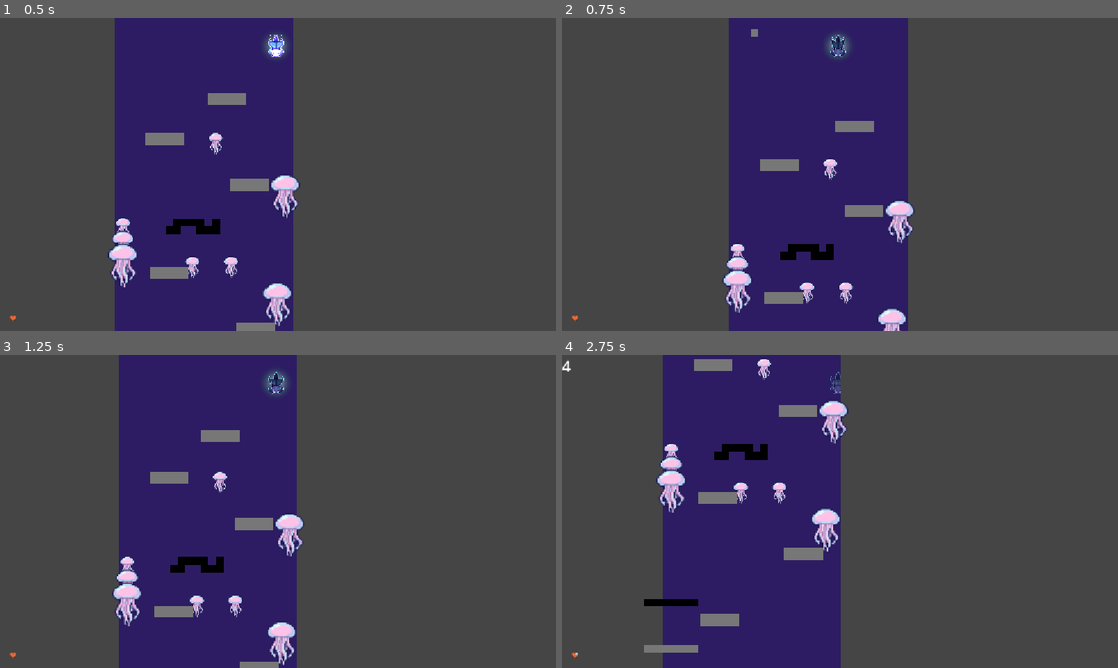
Above: before the commit, frames 1-4 (two rows, left to right).
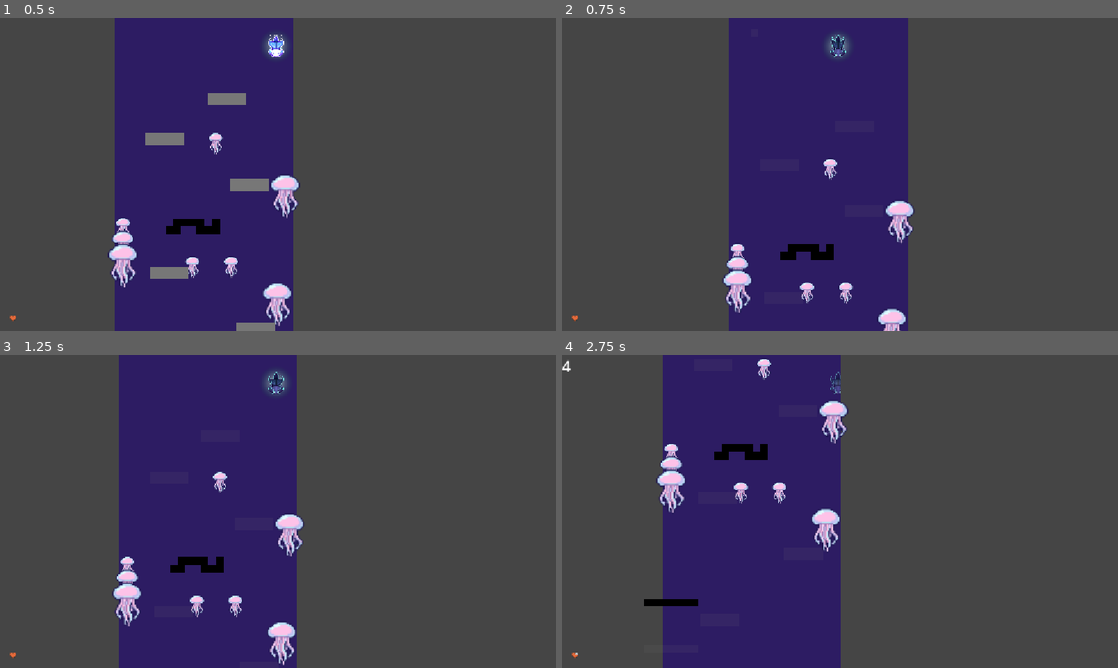
Above: after the commit, the same moments.

Repository: crissoll/Fail-Safe-Game-Jam
Game: Godot game, scene res://scenes/main.tscn
Two runs of this game, one before a commit and one after it. Both use one fixed random seed, a clock stepped at 60 frames per second and the inputs below.
Inputs:
- Up to frame 1 (0.5 s): no input
- Up to frame 2 (0.75 s): tap Enter (reset_level) at 0.5 s; hold D (right) from 0.53 s (still down); tap Space (switch_dimension) at 0.6 s
- Up to frame 3 (1.25 s): keep holding D (right)
- Up to frame 4 (2.75 s): release D (right) at 1.28 s; hold Up (slow_down) 1.28-2.03 s; tap Space (switch_dimension) at 1.35, 2.1 s; hold D (right) from 2.03 s (still down)

Frame 1 is identical in both runs. In frame 2, 1.1% of the frame differs, in the area x 34-58%, y 3-92%; in frame 3, 1.2%; in frame 4, 1.6%, in the area x 14-47%, y 1-96%.

Commit message:
added intangible obstacles fading

Diff:
--- a/first-prototype----dropper-/project.godot
+++ b/first-prototype----dropper-/project.godot
@@ -37,6 +37,8 @@
 
 Jellyfish=""
 MoveComponents=""
+obstacles=""
+spirit_obstacles=""
 
 [input]
 
--- a/first-prototype----dropper-/scenes/game-objects/obstacle.tscn
+++ b/first-prototype----dropper-/scenes/game-objects/obstacle.tscn
@@ -9,6 +9,7 @@
 collision_layer = 0
 collision_mask = 8
 script = ExtResource("1_r1dap")
+spirit_display_mode = 0
 
 [node name="CollisionShape2D" type="CollisionShape2D" parent="." unique_id=285459030]
 rotation = -1.5707964
--- a/first-prototype----dropper-/scenes/game-objects/spirit-obstacle.tscn
+++ b/first-prototype----dropper-/scenes/game-objects/spirit-obstacle.tscn
@@ -9,6 +9,7 @@
 collision_layer = 0
 collision_mask = 16
 script = ExtResource("1_ist31")
+spirit_display_mode = 1
 metadata/_custom_type_script = "uid://cikl756ql5glf"
 
 [node name="CollisionShape2D" type="CollisionShape2D" parent="." unique_id=285459030]
@@ -16,7 +17,7 @@
 shape = SubResource("RectangleShape2D_u25ut")
 debug_color = Color(0.062357135, 0.6328114, 0.43239224, 0.41960785)
 
-[node name="ColorRect" type="ColorRect" parent="." unique_id=480421467]
+[node name="ColorRect" type="ColorRect" parent="." unique_id=480421467 groups=["spirit_obstacles"]]
 offset_left = -8.0
 offset_top = -8.0
 offset_right = 8.0
--- a/first-prototype----dropper-/scripts/classes/obstacle.gd
+++ b/first-prototype----dropper-/scripts/classes/obstacle.gd
@@ -1,9 +1,28 @@
 class_name Obstacle
 extends Area2D
 
+enum SpiritDisplayMode{
+	PHYSICAL,
+	SPIRIT,
+	BOTH,
+}
+
 @export var damage := 1
+@export var spirit_display_mode :  SpiritDisplayMode = SpiritDisplayMode.BOTH
+
+func fade() -> void:
+	modulate.a = 0.1
+
+func materialize() -> void:
+	modulate.a = 1
 
 func _process(delta: float) -> void:
 	for body in get_overlapping_bodies():
 		if body is Player:
 			body.health_comp.apply_damage(damage)
+
+func _ready() -> void:
+	if spirit_display_mode == SpiritDisplayMode.SPIRIT:
+		add_to_group(&"spirit_obstacles")
+	elif spirit_display_mode == SpiritDisplayMode.PHYSICAL:
+		add_to_group(&"obstacles")
--- a/first-prototype----dropper-/scripts/classes/player/spirit_display_component.gd
+++ b/first-prototype----dropper-/scripts/classes/player/spirit_display_component.gd
@@ -4,3 +4,12 @@
 
 func display_transition(is_spirit:bool) -> void:
 	collision_shape.debug_color = Color.GREEN if is_spirit else Color.BLUE
+	if is_spirit:
+		get_tree().call_group(&"spirit_obstacles", "materialize")
+		get_tree().call_group(&"obstacles", "fade")
+	else:
+		get_tree().call_group(&"obstacles", "materialize")
+		get_tree().call_group(&"spirit_obstacles", "fade")
+
+func _ready() -> void:
+	display_transition(false)
